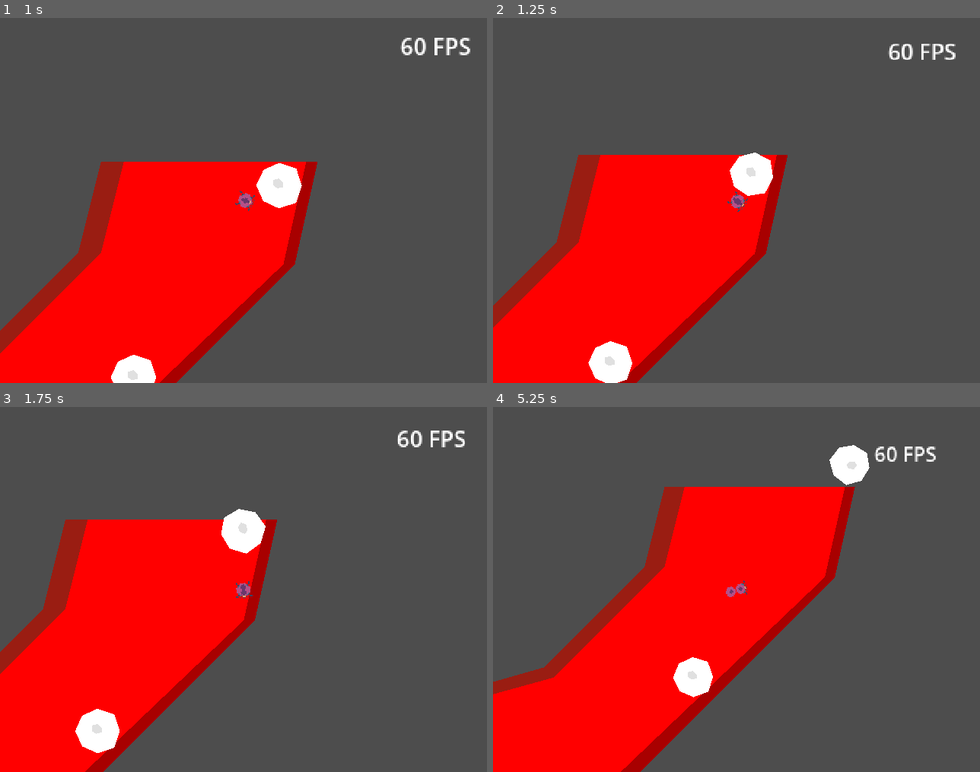
Above: before the commit, frames 1-4 (two rows, left to right).
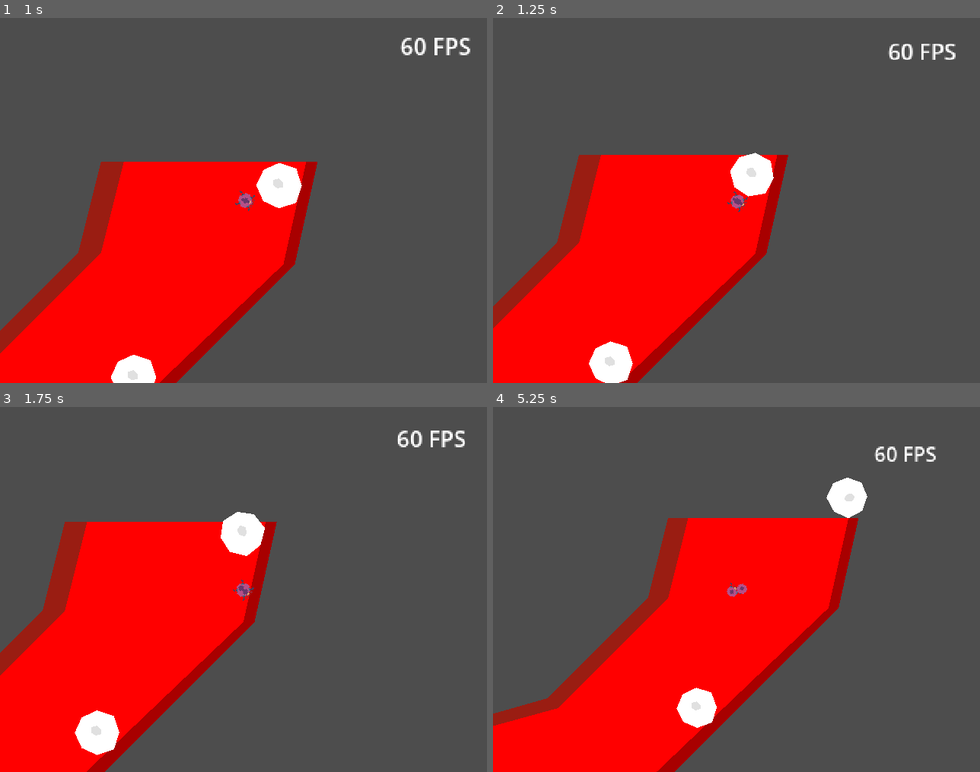
Above: after the commit, the same moments.

Repository: BertrandBordage/Bloody-Sarcoma
Game: Godot game, scene res://level_0.tscn
The game is run twice, just before and just after one commit, with the same random seed, the same clock (stepped at 60 frames per second) and the same inputs.
Inputs (mouse positions are in pixels of both pictures, inside the frame that each line leads up to):
- Up to frame 1 (1 s): tap Enter (ui_accept) at 0.5, 0.77 s; move the mouse to (350, 182) at 0.52 s; hold Right (ui_right) from 0.53 s (still down); click (350, 182) at 0.67 s
- Up to frame 2 (1.25 s): keep holding Right (ui_right)
- Up to frame 3 (1.75 s): release Right (ui_right) at 1.25 s; drag from (146, 607) to (219, 662) at 1.27 s
- Up to frame 4 (5.25 s): move the mouse to (785, 509) at 2.02 s; hold Right (ui_right) 2.03-2.75 s; click (785, 509) at 2.17 s; drag from (712, 662) to (590, 534) at 2.77 s; move the mouse to (882, 644) at 3.52 s; hold Left (ui_left) 3.53-4.25 s; click (882, 644) at 3.67 s; tap Enter (ui_accept) at 3.77 s; drag from (590, 534) to (663, 498) at 4.27 s; move the mouse to (760, 589) at 5.02 s; hold Down (ui_down) from 5.03 s (still down); click (760, 589) at 5.17 s

Frame 1 is identical in both runs. In frame 2, 0.4% of the frame differs, in the area x 0-61%, y 36-100%; in frame 3, 0.9%; in frame 4, 16%, in the area x 0-78%, y 10-100%.

Commit message:
Minor adjustments.

Diff:
--- a/CellCluster.gd
+++ b/CellCluster.gd
@@ -1,7 +1,7 @@
 extends Node2D
 
 
-const COHESION: float = 1.0
+const COHESION: float = 0.1
 const MOVEMENT_SMOOTHING: float = 0.1  # 0 < and < 1.
 const ROTATION_SMOOTHING: float = 0.99  # 0 < and < 1.
 const TORQUE_STRENGTH: float = 500.0
--- a/PlayableCellCluster.gd
+++ b/PlayableCellCluster.gd
@@ -17,7 +17,9 @@
     var smoothed_position = %CellCluster.smoothed_position
     var viewport = get_viewport()
     var viewport_size = viewport.get_visible_rect().size
-    %CellCluster.look_at = ((viewport.get_mouse_position() - viewport_size / 2) / viewport_size).normalized()
+    %CellCluster.look_at = (
+        (viewport.get_mouse_position() - viewport_size / 2) / viewport_size
+    ).normalized()
     %Camera2D.position = smoothed_position
     smoothed_zoom = (
         ZOOM_SMOOTHING * smoothed_zoom
--- a/cell.tscn
+++ b/cell.tscn
@@ -10,7 +10,7 @@
 [ext_resource type="Texture2D" uid="uid://diy5ievb8rif" path="res://sprites/sarcoma-cell.top-flow-control.png" id="5_4h60p"]
 
 [sub_resource type="PhysicsMaterial" id="PhysicsMaterial_x0u02"]
-friction = 0.01
+friction = 0.05
 bounce = 0.1
 
 [sub_resource type="Animation" id="Animation_anod3"]
